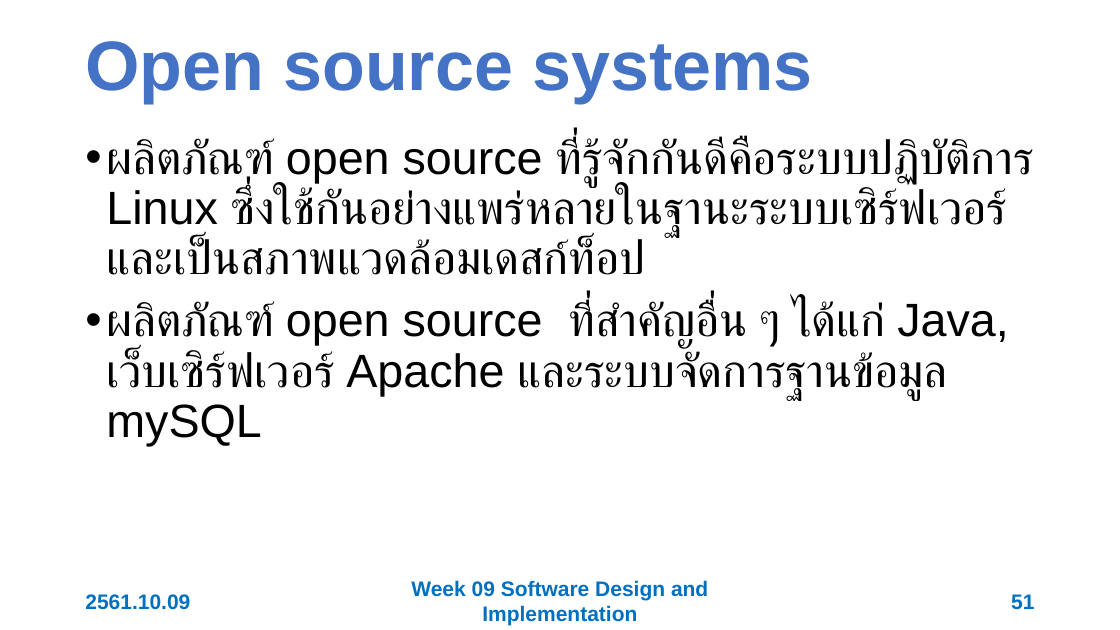
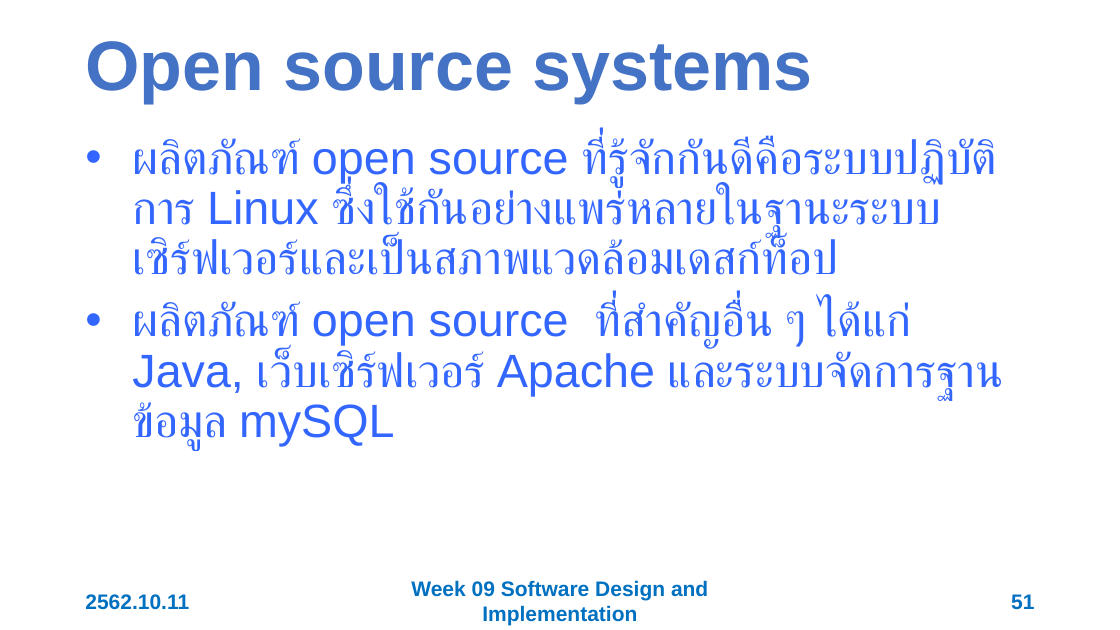
Before and after one commit to 03376806-software-engineering/Week-09-Software-Implementation, a slide deck: slide 51 of Slides/Week 09 Software Implementation.pptx. Drawn at 1120x630 pixels with LibreOffice and Linux fonts; fonts in the diff are those of the drawing. Boxes give left, top, right and bottom in pixels: in the first picture for what was removed or moved away, otherwise in the second. Text is boxed around its words. In the diff, an @@ line names an element or a change of style, - is before the commit and + after.

```diff
--- a/Slides/Week 09 Software Implementation.pptx
+++ b/Slides/Week 09 Software Implementation.pptx
@@ text "ผลิตภัณฑ์ open source ที่รู้จักกันดีคือระบบปฏิบัติการ Linux ..." at (x1=132, y1=137, x2=1003, y2=451): text colour #000000 to #3366FF; indent changed @@
@@ text at (x1=85, y1=594, x2=189, y2=610): text changed @@
-2561.10.09
+2562.10.11
```
Also in this commit, not shown: 57 other slides changed.
